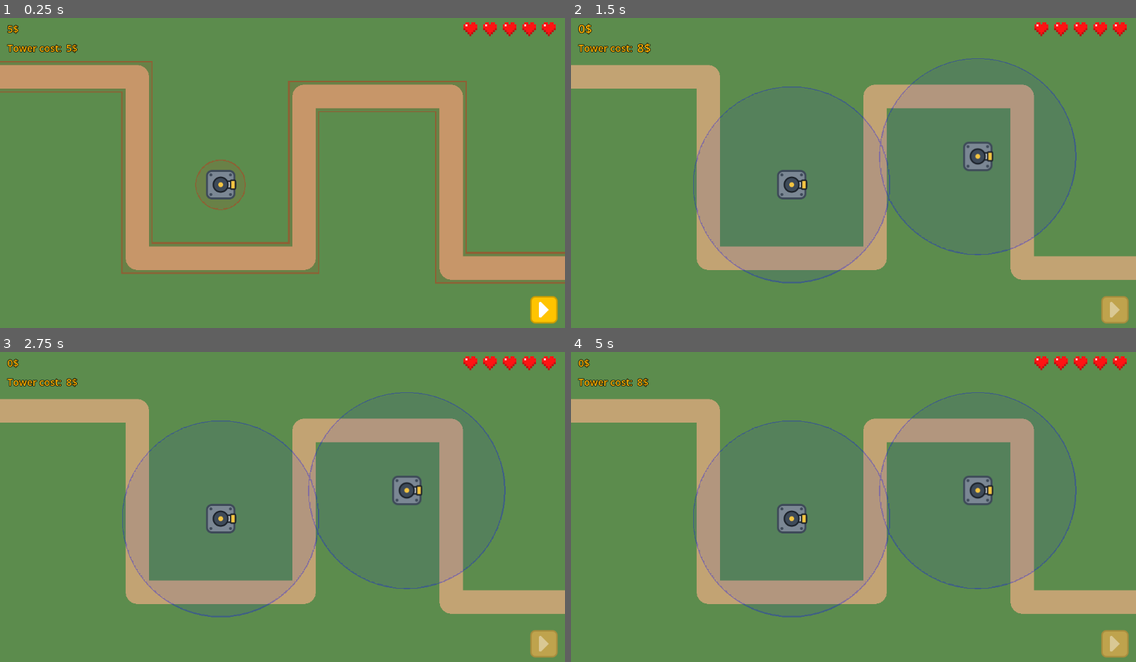
Above: before the commit, frames 1-4 (two rows, left to right).
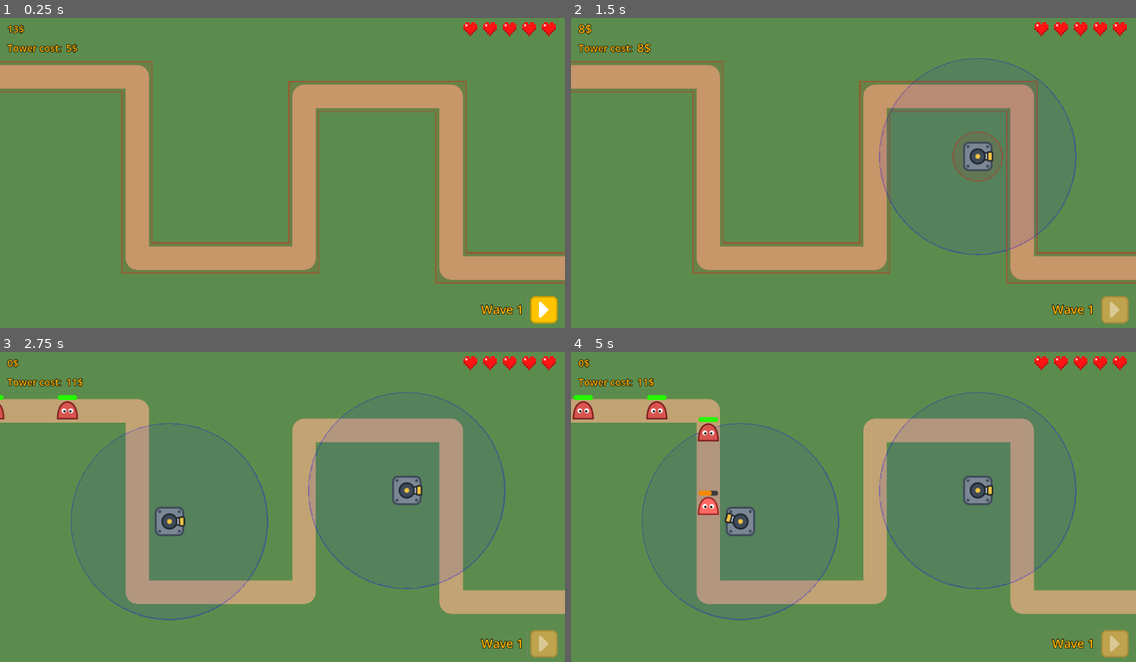
Above: after the commit, the same moments.

Repository: maksymiblue12/tower_defence
Game: Godot game, scene res://scenes/level/level.tscn
Same seed, same stepped clock (60 frames per second), same inputs: the game is played once before the commit and once after it.
Inputs (mouse positions are in pixels of both pictures, inside the frame that each line leads up to):
- Up to frame 1 (0.25 s): no input
- Up to frame 2 (1.5 s): click (1113, 309) at 0.5 s; tap Enter at 1.25 s; move the mouse to (977, 157) at 1.27 s; tap H (key_h) at 1.35 s; click (977, 157) at 1.42 s
- Up to frame 3 (2.75 s): move the mouse to (169, 522) at 2.02 s; click (169, 522) at 2.1 s
- Up to frame 4 (5 s): move the mouse to (910, 435) at 2.77 s; tap H (key_h) at 2.85, 4.35 s; click (910, 435) at 2.92 s; move the mouse to (825, 569) at 3.52 s; click (825, 569) at 3.6 s; move the mouse to (1023, 553) at 4.27 s; click (1023, 553) at 4.42 s

The runs differ from the first frame. In frame 1, 0.8% of the frame differs, in the area x 1-94%, y 2-99%; in frame 2, 3.1%, in the area x 0-100%, y 2-99%; in frame 3, 2.3%; in frame 4, 3.0%.

Commit message:
Added waves and health bars

Diff:
--- a/UI/ui.gd
+++ b/UI/ui.gd
@@ -7,6 +7,7 @@
 @onready var heart_container=$MarginContainer/HeartContainer
 @onready var start_wave_button=$MarginContainer/BottomBarRight/StartWave
 @onready var start_wave_signal=$MarginContainer/BottomBarRight/StartWave.pressed
+@onready var wave_number_label=$MarginContainer/BottomBarRight/WaveLabel
 
 var FULL=preload("res://UI/full.tscn")
 var EMPTY=preload("res://UI/empty.tscn")
@@ -15,6 +16,7 @@
 	GameState.changed_money.connect(self.on_changed_money)
 	GameState.changed_health.connect(self.on_changed_health)
 	GameState.changed_tower_cost.connect(self.on_changed_tower_cost)
+	GameState.on_change_wave.connect(self.on_change_wave)
 	GameState.on_start_wave.connect(self.on_start_wave)
 	GameState.on_end_wave.connect(self.on_end_wave)
 	GameState.sync_ui()
@@ -40,3 +42,6 @@
 
 func on_end_wave():
 	start_wave_button.disabled=false
+
+func on_change_wave(wave_number:int):
+	wave_number_label.text="Wave "+str(wave_number)
--- a/UI/ui.tscn
+++ b/UI/ui.tscn
@@ -210,6 +210,17 @@
 size_flags_vertical = 8
 alignment = 2
 
+[node name="WaveLabel" type="Label" parent="MarginContainer/BottomBarRight" unique_id=1061674093]
+layout_mode = 2
+theme_override_colors/font_color = Color(1, 0.7019608, 0, 1)
+theme_override_constants/outline_size = 4
+theme_override_font_sizes/font_size = 25
+text = "Wave 1"
+
+[node name="VSeparator" type="VSeparator" parent="MarginContainer/BottomBarRight" unique_id=166746720]
+custom_minimum_size = Vector2(5, 0)
+layout_mode = 2
+
 [node name="StartWave" type="Button" parent="MarginContainer/BottomBarRight" unique_id=1736300176]
 layout_mode = 2
 theme_override_styles/normal = SubResource("StyleBoxFlat_hat8c")
--- a/game_state.gd
+++ b/game_state.gd
@@ -3,6 +3,7 @@
 signal changed_money(new_amount:int)
 signal changed_health(new_amount:int,max_health:int)
 signal changed_tower_cost(new_amount:int)
+signal on_change_wave(wave_number:int)
 signal on_start_wave
 signal on_end_wave
 
@@ -10,16 +11,20 @@
 
 var show_ranges:bool=false
 var is_wave_active:bool=false
-var spawn_interval:float=-1.0
-var enemies:Array[Enemy.EnemyType]=[]
-var money:int=5
+var finished_emitting:bool=false
+var money:int
 var max_health:int=5
 var health:int=max_health
 
-var tower_cost:int=5
+var base_tower_cost:int=5
+var tower_cost:int=base_tower_cost
+var towers_placed:int=0
+
+var current_wave:int=1
 
 func _init() -> void:
 	create_keybinds()
+	money=get_tower_cost(0)+get_tower_cost(1)
 
 func create_keybind(keybind_name:String,key:Key):
 	InputMap.add_action(keybind_name)
@@ -128,7 +133,7 @@
 
 func on_kill_enemy(e:Enemy):
 	update_money(e.coins)
-	if (enemies.is_empty() and lvl.has_killed_all_enemies(-1)):
+	if (finished_emitting and lvl.has_killed_all_enemies(-1)):
 		end_wave()
 
 func on_enemy_reach_end(_e:Enemy):
@@ -137,9 +142,15 @@
 func can_afford_tower():
 	return money>=tower_cost
 
+func get_tower_cost(index:int):
+	var x:int=base_tower_cost
+	x=roundi(x*pow(1.5,index))
+	return x
+
 func on_place_tower():
 	update_money(-tower_cost)
-	tower_cost=roundi(tower_cost*1.5)
+	towers_placed+=1
+	tower_cost=get_tower_cost(towers_placed)
 	changed_tower_cost.emit(tower_cost)
 	for node in get_tree().get_nodes_in_group("requires_redraw"):
 		node.queue_redraw()
@@ -148,21 +159,19 @@
 	changed_money.emit(money)
 	changed_health.emit(health,max_health)
 	changed_tower_cost.emit(tower_cost)
-
-func get_next_enemy_type():
-	var t=enemies.pop_back()
-	if (enemies.is_empty() and lvl.has_killed_all_enemies()):
-		end_wave()
-		return null
-	return t
+	on_change_wave.emit(current_wave)
 
 func load_wave():
 	is_wave_active=true
-	spawn_interval=1.0
-	WaveCreator.load("wave1")
-	enemies=[Enemy.EnemyType.Normal,Enemy.EnemyType.Heavy,Enemy.EnemyType.Fast ]
+	finished_emitting=false
+	WaveCreator.load(lvl,str(current_wave))
 	on_start_wave.emit()
 
 func end_wave():
 	is_wave_active=false
+	current_wave=min(current_wave+1,WaveCreator.max_wave)
+	on_change_wave.emit(current_wave)
 	on_end_wave.emit()
+
+func end_emitting():
+	finished_emitting=true
--- a/scenes/enemy/enemy.gd
+++ b/scenes/enemy/enemy.gd
@@ -5,6 +5,7 @@
 
 @onready var animations:AnimationPlayer=$AnimationPlayer
 @onready var body:Sprite2D=$Body
+@onready var health_bar:Panel=$HealthBar/Bg/Health
 
 class EnemyData:
 	var speed:float
@@ -28,13 +29,24 @@
 }
 
 var EnemyTypeMap={
-	EnemyType.Normal: EnemyData.new().create(200.0,3,1,2.0,1.0,1.0),
+	EnemyType.Normal: EnemyData.new().create(150.0,3,1,2.0,1.0,1.0),
 	EnemyType.Fast: EnemyData.new().create(350.0,2,2,200.0,1.0,0.8),
 	EnemyType.Heavy: EnemyData.new().create(75.0,5,4,100.0,0.6,1.2)
 }
 
+static func type_from_string(type:String):
+	var t=type.to_lower()
+	if (t=="fast"):
+		return EnemyType.Fast
+	elif (t=="normal"):
+		return EnemyType.Normal
+	elif (t=="heavy"):
+		return EnemyType.Heavy
+
 var DEATH_PARTICLES=preload("res://FX/enemy_death/enemy_death.tscn")
 var speed:float
+var max_health_bar_x:float
+var max_health:int
 var health:int
 var coins:int
 var hue:float
@@ -45,10 +57,14 @@
 
 
 func _ready() -> void:
+	max_health_bar_x=health_bar.size.x
 	body.material=body.material.duplicate()
+	var v=health_bar.get_theme_stylebox("panel").duplicate()
+	health_bar.add_theme_stylebox_override("panel",v)
 	var data:EnemyData=EnemyTypeMap[enemy_type]
 	speed=data.speed
 	health=data.health
+	max_health=data.health
 	coins=data.coins
 	hue=data.hue
 	brightness_modifier=data.brightness_modifier
@@ -72,9 +88,17 @@
 func animate_damage():
 	if (damage_tween):
 		damage_tween.kill()
-	damage_tween=create_tween()
+	damage_tween=create_tween().set_trans(Tween.TRANS_LINEAR)
 	(body.material as ShaderMaterial).set_shader_parameter("brightness_modifier",1.3)
+	var a=(float(health)/float(max_health))
+	var new_x=roundi(a*max_health_bar_x)
+	var new_h=(a-1.0/float(max_health))*(100.0/360.0)
 	damage_tween.tween_property(body,"material:shader_parameter/brightness_modifier",brightness_modifier,0.25)
+	damage_tween.tween_property(health_bar,"size:x",new_x,0.05)
+	damage_tween.tween_property((health_bar.get_theme_stylebox("panel") as StyleBoxFlat),"bg_color:h",new_h,0.05)
+	#(health_bar.get_theme_stylebox("panel") as StyleBoxFlat).bg_color.h=new_h
+	#health_bar.size.x=new_x
+
 	damage_tween.play()
 
 func animate_death():
--- a/scenes/enemy/enemy.tscn
+++ b/scenes/enemy/enemy.tscn
@@ -51,6 +51,20 @@
 &"damage": SubResource("Animation_40wdo")
 }
 
+[sub_resource type="StyleBoxFlat" id="StyleBoxFlat_tjssy"]
+bg_color = Color(0.23, 0.23, 0.23, 1)
+corner_radius_top_left = 5
+corner_radius_top_right = 5
+corner_radius_bottom_right = 5
+corner_radius_bottom_left = 5
+
+[sub_resource type="StyleBoxFlat" id="StyleBoxFlat_pijsi"]
+bg_color = Color(0.14549997, 0.97, 0, 1)
+corner_radius_top_left = 5
+corner_radius_top_right = 5
+corner_radius_bottom_right = 5
+corner_radius_bottom_left = 5
+
 [node name="Enemy" type="PathFollow2D" unique_id=308481409 groups=["enemy"]]
 z_index = 2
 rotates = false
@@ -73,3 +87,34 @@
 
 [node name="AnimationPlayer" type="AnimationPlayer" parent="." unique_id=1813437700]
 libraries/ = SubResource("AnimationLibrary_tjssy")
+
+[node name="HealthBar" type="Control" parent="." unique_id=1498818797]
+layout_mode = 3
+anchors_preset = 8
+anchor_left = 0.5
+anchor_top = 0.5
+anchor_right = 0.5
+anchor_bottom = 0.5
+offset_left = -20.0
+offset_top = -20.0
+offset_right = 20.0
+offset_bottom = 20.0
+grow_horizontal = 2
+grow_vertical = 2
+
+[node name="Bg" type="Panel" parent="HealthBar" unique_id=797250382]
+custom_minimum_size = Vector2(0, 10)
+custom_maximum_size = Vector2(-1, 10)
+layout_mode = 0
+offset_top = -12.0
+offset_right = 40.0
+offset_bottom = -2.0
+theme_override_styles/panel = SubResource("StyleBoxFlat_tjssy")
+
+[node name="Health" type="Panel" parent="HealthBar/Bg" unique_id=1247387023]
+custom_minimum_size = Vector2(0, 10)
+custom_maximum_size = Vector2(-1, 10)
+layout_mode = 0
+offset_right = 40.0
+offset_bottom = 10.0
+theme_override_styles/panel = SubResource("StyleBoxFlat_pijsi")
--- a/scenes/level/level.gd
+++ b/scenes/level/level.gd
@@ -14,6 +14,12 @@
 	resize_subviewports()
 	path_line.points=enemy_path.curve.get_baked_points()
 	$UI.start_wave_signal.connect(self.start_wave)
+	#var t=self.create_timer(1)
+	#t.timeout.connect(self.ttt)
+	#t.start()
+
+func ttt(cal:Callable):
+	cal.call()
 
 func _unhandled_input(event: InputEvent) -> void:
 	if (event.is_action_pressed("mouse_left")):
@@ -45,16 +51,11 @@
 	add_child(tower)
 	tower.global_position=pos
 
-func _on_spawn_timer_timeout() -> void:
-	return
-	if (!GameState.is_wave_active):
-		$SpawnTimer.stop()
-		return
-	var t=GameState.get_next_enemy_type()
-	if (t==null):
-		$SpawnTimer.stop()
-		return
-	add_enemy(t)
+func create_timer(interval:int):
+	var t:Timer=Timer.new()
+	add_child(t)
+	t.wait_time=interval
+	return t
 
 func add_enemy(type:Enemy.EnemyType):
 	var enemy:Enemy=ENEMY_SCENE.instantiate()
@@ -65,7 +66,6 @@
 	if (GameState.is_wave_active):
 		return
 	GameState.load_wave()
-	$SpawnTimer.start(GameState.spawn_interval)
 
 func has_killed_all_enemies(modifier:int=0):
 	return enemy_path.get_child_count()+modifier==0
--- a/scenes/level/level.tscn
+++ b/scenes/level/level.tscn
@@ -1,7 +1,6 @@
 [gd_scene format=3 uid="uid://jvd1bjg58e4o"]
 
 [ext_resource type="Script" uid="uid://c4rcrkxblithx" path="res://scenes/level/level.gd" id="1_script"]
-[ext_resource type="PackedScene" uid="uid://ciqxidjw5a5ni" path="res://scenes/tower/tower.tscn" id="3_i166f"]
 [ext_resource type="PackedScene" uid="uid://deqmm5f2g2fo0" path="res://UI/ui.tscn" id="3_qkmgm"]
 [ext_resource type="Shader" uid="uid://86yiattrl10j" path="res://scenes/level/tower_ranges.gdshader" id="4_qkmgm"]
 [ext_resource type="Script" uid="uid://dn1yh64pa02yd" path="res://scenes/level/tower_ranges.gd" id="5_hnne4"]
@@ -21,9 +20,6 @@
 
 [node name="UI" parent="." unique_id=1628739931 instance=ExtResource("3_qkmgm")]
 
-[node name="tower" parent="." unique_id=1489529174 instance=ExtResource("3_i166f")]
-position = Vector2(450, 350)
-
 [node name="PathLine" type="Line2D" parent="." unique_id=1349009360]
 width = 48.0
 default_color = Color(0.76, 0.64, 0.45, 1)
@@ -31,10 +27,6 @@
 
 [node name="EnemyPath" type="Path2D" parent="." unique_id=473401183]
 curve = SubResource("Curve2D_path")
-
-[node name="SpawnTimer" type="Timer" parent="." unique_id=1405438207]
-wait_time = 1.5
-autostart = true
 
 [node name="Overlays" type="SubViewportContainer" parent="." unique_id=1072676388]
 material = SubResource("ShaderMaterial_wcngd")
@@ -67,5 +59,4 @@
 color = Color(0, 0, 0, 1)
 script = ExtResource("6_vpf64")
 
-[connection signal="timeout" from="SpawnTimer" to="." method="_on_spawn_timer_timeout"]
 [connection signal="draw" from="Overlays/TowerRanges/ColorRect" to="Overlays" method="_on_color_rect_draw"]
--- a/scenes/tower/tower.gd
+++ b/scenes/tower/tower.gd
@@ -4,7 +4,7 @@
 @onready var barrel:Marker2D=$Turret/Barrel
 
 @export var tower_range:float=200.0
-@export var shoot_delay:float=1.0
+@export var shoot_delay:float=0.75
 
 var BULLET=preload("res://scenes/bullet/bullet.tscn")
 
--- a/scenes/tower/tower.tscn
+++ b/scenes/tower/tower.tscn
@@ -7,6 +7,7 @@
 [node name="Tower" type="Node2D" unique_id=1489529174 groups=["tower"]]
 z_index = 2
 script = ExtResource("1_stebd")
+shoot_delay = 0.6
 
 [node name="Sprite" type="Sprite2D" parent="." unique_id=1203344398]
 texture = ExtResource("2_jbe1c")
--- a/wave_creator.gd
+++ b/wave_creator.gd
@@ -1,4 +1,21 @@
 extends Node
+
+var emitters:Dictionary={}
+var waves:Dictionary={}
+
+var max_wave:int=-1
+
+func _init() -> void:
+	var file=FileAccess.open("./waves/waves.json",FileAccess.READ)
+	var txt=file.get_as_text()
+
+	var json=JSON.new()
+	var err=json.parse(txt)
+	if (err!=OK):
+		print("JSON Parse Error: ", json.get_error_message(), " in ", txt, " at line ", json.get_error_line())
+		return
+	waves=json.data
+	max_wave=waves.keys().map(func (a):return int(a)).max()
 
 class WaveEmitter:
 	func start():
@@ -10,7 +27,7 @@
 	var amount:int
 	var index:int=0
 	var interval:int
-	var on_end_string:String
+	var on_end_string:String=""
 	var on_end:WaveEmitter
 	var timer:Timer
 
@@ -20,29 +37,46 @@
 		self.amount=_amount
 		self.interval=_interval
 		self.on_end_string=on_end_name
+		return self
 
 	func set_on_end(_on_end:WaveEmitter):
 		self.on_end=_on_end
 
 	func start():
-		self.timer=lvl.create_timer(self.interval)
+		self.timer=lvl.create_timer(1)
 		self.timer.timeout.connect(self.add_enemy)
+		self.timer.start()
 
 	func add_enemy():
 		if (index==amount):
 			self.timer.stop()
-			self.on_end.start()
+			if (self.on_end==null):
+				GameState.end_emitting()
+			else:
+				self.on_end.start()
 			return
 		lvl.add_enemy(self.type)
 		index+=1
 
-func load(file_name:String):
-	var file=FileAccess.open("./waves/"+file_name+".json",FileAccess.READ)
-	var txt=file.get_as_text()
+func create_emitter(lvl:Level,data:Dictionary):
+	var t=data["type"]
+	if (t=="enemy_emitter"):
+		return EnemyEmitter.new().create(lvl,Enemy.type_from_string(data["enemy_type"]),data["amount"],data["interval"],data.get("on_end",""))
 
-	var json=JSON.new()
-	var err=json.parse(txt)
-	if (err!=OK):
-		print("JSON Parse Error: ", json.get_error_message(), " in ", txt, " at line ", json.get_error_line())
-		return
-	var data=json.data
+func load(lvl:Level,level_number:String):
+	emitters={}
+
+	var data:Dictionary=waves[level_number]
+	var start:String=""
+	for k in data.keys():
+		var v=data[k]
+		if (k=="start"):
+			start=v
+			continue
+		var emitter=create_emitter(lvl,v)
+		emitters[k]=emitter
+	for k in emitters.keys():
+		var e=emitters[k]
+		if (e.on_end_string!=""):
+			e.set_on_end(emitters[e.on_end_string])
+	emitters[start].start()
--- a/waves/wave1.json
+++ /dev/null
@@ -1,14 +0,0 @@
-{
-	"start":"1",
-	"1": {
-		"type":"normal",
-		"amount":10,
-		"interval":1,
-		"end":"2"
-	},
-	"2": {
-		"type":"fast",
-		"amount":2,
-		"interval":0.5
-	}
-}
--- /dev/null
+++ b/waves/waves.json
@@ -0,0 +1,20 @@
+{
+	"1":{
+		"start":"1",
+		"1":{
+			"type":"enemy_emitter",
+			"enemy_type":"normal",
+			"amount":20,
+			"interval":1
+		}
+	},
+	"2":{
+		"start":"1",
+		"1":{
+			"type":"enemy_emitter",
+			"enemy_type":"fast",
+			"amount":5,
+			"interval":1
+		}
+	}
+}
